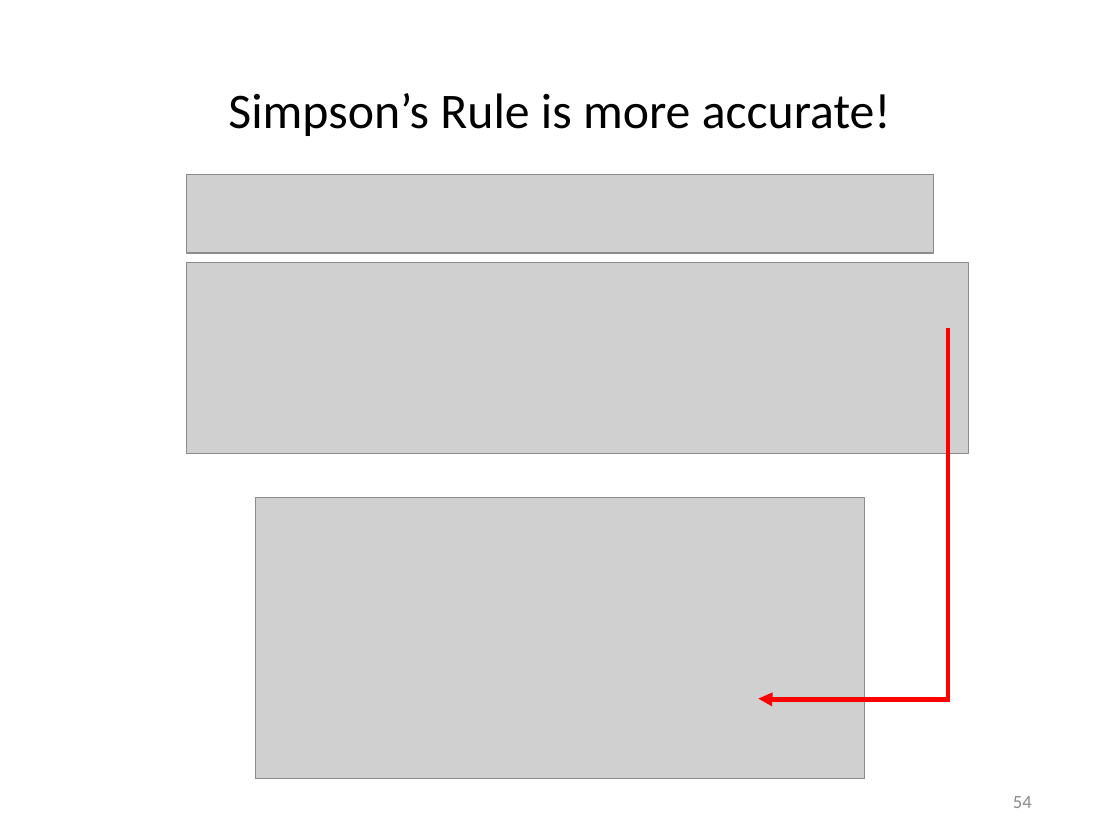
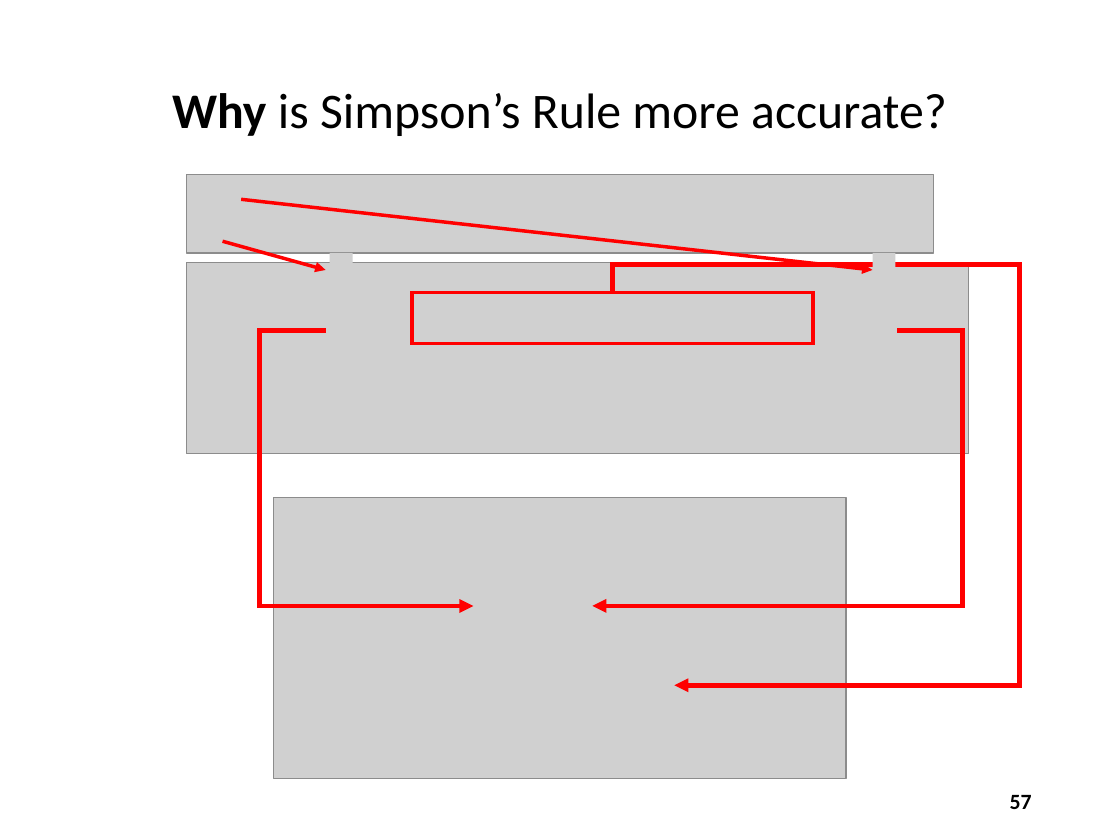
Before and after one commit to dbiersach/scicomp301-cpp-linux, a slide deck: slide 57 of session03/Session 03 - Loops, Conditionals, Modulus.pptx (slide 54 before the commit). Drawn at 1120x840 pixels with LibreOffice and Linux fonts; fonts in the diff are those of the drawing; grey boxes stand for pictures. Boxes give left, top, right and bottom in pixels: in the first picture for what was removed or moved away, otherwise in the second. Text is boxed around its words. In the diff, an @@ line names an element or a change of style, - is before the commit and + after.

```diff
--- a/session03/Session 03 - Loops, Conditionals, Modulus.pptx
+++ b/session03/Session 03 - Loops, Conditionals, Modulus.pptx
@@ title at bbox=[172, 93, 947, 136]: text changed @@
-Simpson’s Rule is more accurate!
+Why is Simpson’s Rule more accurate?
@@ arrow added from (241, 199) to (872, 270), #FF0000 2.25 pt @@
@@ arrow added from (223, 241) to (326, 270), #FF0000 2.25 pt @@
@@ picture added at bbox=[329, 253, 352, 287] @@
@@ elbow arrow moved from (948, 328) - (758, 699) to (613, 292) - (674, 685) @@
@@ picture added at bbox=[872, 253, 895, 287] @@
@@ rectangle added at bbox=[412, 292, 813, 343], outline #FF0000 2.25 pt @@
@@ elbow arrow added from (326, 330) to (474, 606), #FF0000 3 pt @@
@@ elbow arrow added from (897, 330) to (592, 606), #FF0000 3 pt @@
@@ picture: place and size @@
-picture at bbox=[255, 497, 865, 778]
+picture at bbox=[274, 497, 847, 778]
@@ page number at bbox=[1010, 795, 1032, 809]: text changed; size 12 to 14 pt; text colour #8C8C8C to #000000; bold on @@
-54
+57
```
Also in this commit, not shown: 36 other slides changed, 7 slides added, 1 other file.
